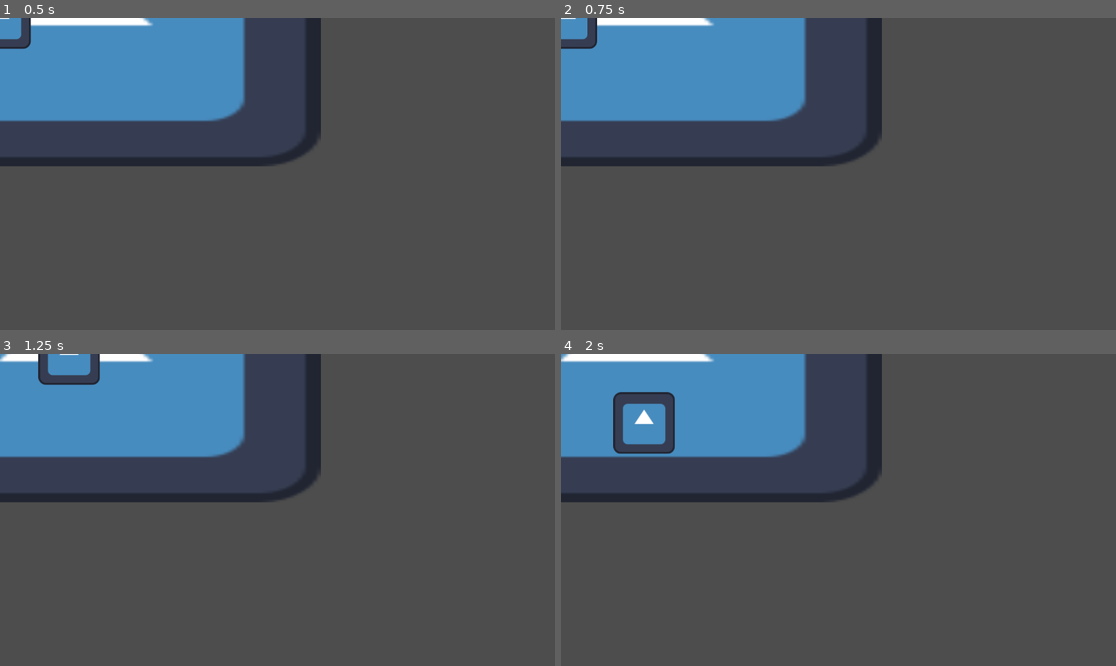
Above: before the commit, frames 1-4 (two rows, left to right).
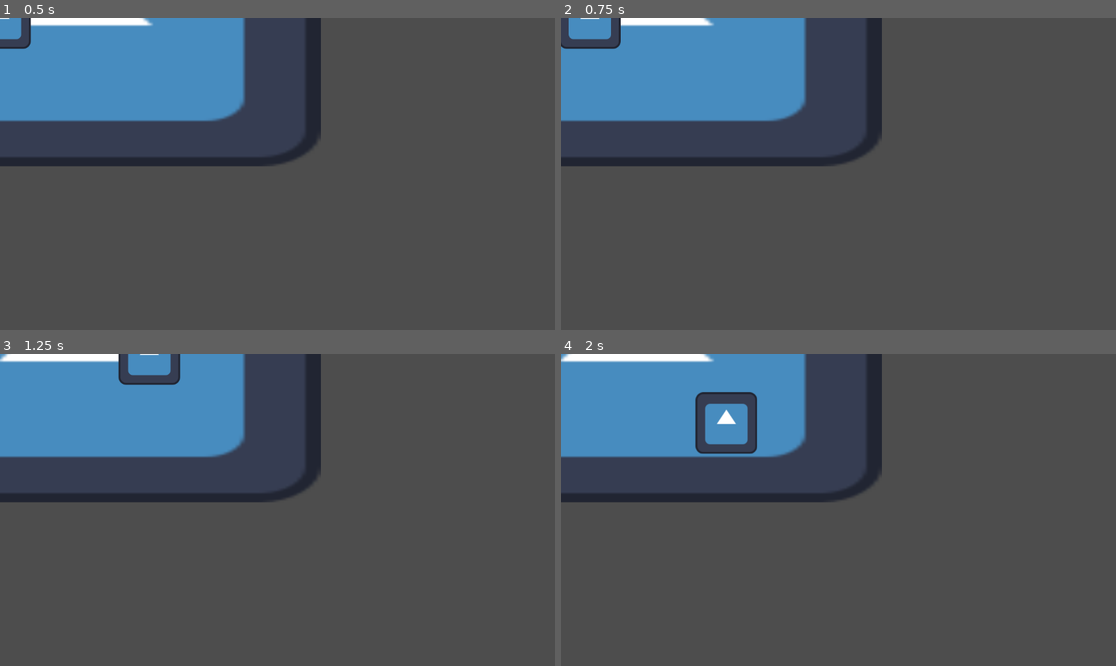
Above: after the commit, the same moments.

Repository: bigmonmulgrew/GodotJam70
Game: Godot game, scene res://Scenes/DELETEME.tscn
Same seed, same stepped clock (60 frames per second), same inputs: the game is played once before the commit and once after it. The project has no main scene, so this scene is started directly. The engine's default icon, where the game draws it, is replaced by a stand-in: a white triangle on a blue panel in a dark square.
Inputs:
- Up to frame 1 (0.5 s): no input
- Up to frame 2 (0.75 s): tap Enter at 0.5 s; hold D (move_right) from 0.53 s (still down); tap Shift (defensive_action, bound only after the commit) at 0.6 s
- Up to frame 3 (1.25 s): keep holding D (move_right)
- Up to frame 4 (2 s): release D (move_right) at 1.28 s; hold S (move_down) from 1.28 s (still down); tap Shift (defensive_action, bound only after the commit) at 1.35 s

Frame 1 is identical in both runs. In frame 2, 0.6% of the frame differs, in the area x 0-11%, y 0-11%; in frame 3, 1.5%; in frame 4, 2.6%, in the area x 9-36%, y 12-33%.

Commit message:
Added DashComponent
Added a component that allows dashing, needs a health component and a movement component.

Diff:
--- a/Scenes/Character/character.tscn
+++ b/Scenes/Character/character.tscn
@@ -1,9 +1,10 @@
-[gd_scene load_steps=6 format=3 uid="uid://bs1eddaicb0iy"]
+[gd_scene load_steps=7 format=3 uid="uid://bs1eddaicb0iy"]
 
 [ext_resource type="Script" path="res://Scripts/Character/Character.gd" id="1_dxghx"]
 [ext_resource type="Texture2D" uid="uid://bsoah8gdmv5su" path="res://icon.svg" id="2_f665s"]
 [ext_resource type="PackedScene" uid="uid://cid0vv4el0hjd" path="res://Scenes/Components/health_component.tscn" id="2_jiiqt"]
 [ext_resource type="PackedScene" uid="uid://c74bwndkx5s18" path="res://Scenes/Components/user_movement_component.tscn" id="3_i4ace"]
+[ext_resource type="PackedScene" uid="uid://cjafnq2r4f08n" path="res://Scenes/Components/dash_component.tscn" id="5_36v8t"]
 
 [sub_resource type="RectangleShape2D" id="RectangleShape2D_4cjkn"]
 size = Vector2(130, 130)
@@ -22,3 +23,5 @@
 health = 50
 
 [node name="UserMovementComponent" parent="." instance=ExtResource("3_i4ace")]
+
+[node name="DashComponent" parent="." instance=ExtResource("5_36v8t")]
--- /dev/null
+++ b/Scenes/Components/dash_component.tscn
@@ -0,0 +1,10 @@
+[gd_scene load_steps=2 format=3 uid="uid://cjafnq2r4f08n"]
+
+[ext_resource type="Script" path="res://Scripts/Components/DashComponent.gd" id="1_caeun"]
+
+[node name="DashComponent" type="Node"]
+script = ExtResource("1_caeun")
+
+[node name="DashCooldownTimer" type="Timer" parent="."]
+
+[connection signal="timeout" from="DashCooldownTimer" to="." method="_on_dash_cooldown_timer_timeout"]
--- /dev/null
+++ b/Scripts/Components/DashComponent.gd
@@ -0,0 +1,47 @@
+extends Node
+
+## Dash speed as a float
+@export var dash_speed: float = 10;
+## Dash immunity time as a float
+@export var immune_time: float = 0.1
+## Dash cooldown time as a float
+@export var dash_cooldown: float = 2
+
+var health_component: Node
+var parent_component: CharacterBody2D
+var movement_component: Node
+var cooldown_timer: Timer
+var can_dash = true
+
+func _ready():
+	parent_component = get_parent()
+	health_component = get_node("../HealthComponent")
+	movement_component = get_node("../UserMovementComponent")
+	cooldown_timer = $DashCooldownTimer
+
+func _process(delta):
+	if Input.is_action_just_pressed("defensive_action"):
+		if can_dash:
+			_dash()
+
+func _dash() -> void:
+	print("dashed")
+	if health_component:
+		if parent_component:
+			var prev_max_vel = movement_component.max_speed
+			movement_component.max_speed = 100000
+			health_component.add_immunity(immune_time)
+			parent_component.velocity = parent_component.velocity * dash_speed
+			movement_component.max_speed = prev_max_vel
+
+			# No more dashing ;-;
+			can_dash = false
+			cooldown_timer.start(dash_cooldown)
+		else:
+			print("Parent not found for dash component")
+	else:
+		print("Health component not found")
+
+
+func _on_dash_cooldown_timer_timeout():
+	can_dash = true
--- a/Scripts/Components/HealthComponent.gd
+++ b/Scripts/Components/HealthComponent.gd
@@ -25,5 +25,9 @@
 		i_frame_timer.start(immunity_timer_value)
 		is_immune = true
 
+func add_immunity(immune_time: float):
+	is_immune = true
+	i_frame_timer.start(immune_time)
+
 func _on_i_frames_timer_timeout():
 	is_immune = false
--- a/Scripts/Components/UserMovementComponent.gd
+++ b/Scripts/Components/UserMovementComponent.gd
@@ -15,6 +15,7 @@
 	var horizontal = Input.get_axis("move_left","move_right")
 	var vertical = Input.get_axis("move_up", "move_down")
 
+	# Check if the parent is not null
 	if parent_to_move:
 		if horizontal == 0:
 			parent_to_move.velocity.x = 0
--- a/project.godot
+++ b/project.godot
@@ -44,3 +44,8 @@
 "events": [Object(InputEventKey,"resource_local_to_scene":false,"resource_name":"","device":-1,"window_id":0,"alt_pressed":false,"shift_pressed":false,"ctrl_pressed":false,"meta_pressed":false,"pressed":false,"keycode":0,"physical_keycode":83,"key_label":0,"unicode":115,"echo":false,"script":null)
 ]
 }
+defensive_action={
+"deadzone": 0.5,
+"events": [Object(InputEventKey,"resource_local_to_scene":false,"resource_name":"","device":-1,"window_id":0,"alt_pressed":false,"shift_pressed":false,"ctrl_pressed":false,"meta_pressed":false,"pressed":false,"keycode":0,"physical_keycode":4194325,"key_label":0,"unicode":0,"echo":false,"script":null)
+]
+}
